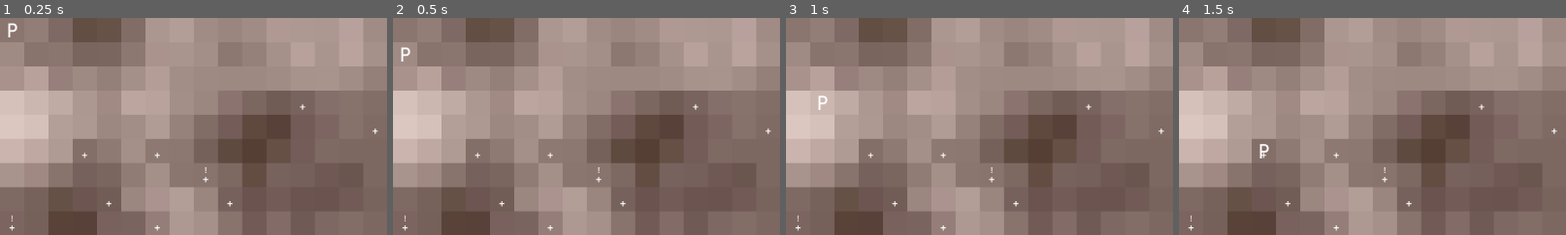
Above: before the commit, frames 1-4 (left to right).
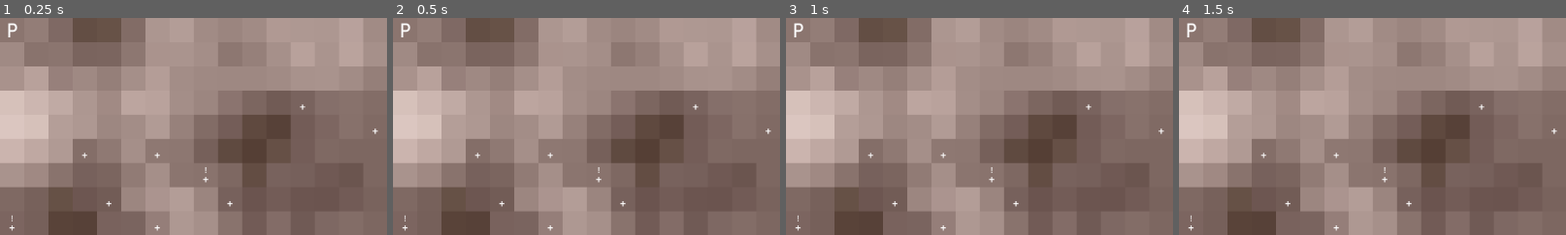
Above: after the commit, the same moments.

Repository: crystalfiction/rpg-simulator
Game: Godot game, scene res://src/controllers/world/world_controller.tscn
Same seed, same stepped clock (60 frames per second), same inputs: the game is played once before the commit and once after it.
Inputs:
- Up to frame 1 (0.25 s): no input
- Up to frame 2 (0.5 s): no input
- Up to frame 3 (1 s): hold S (world_speed) from 0.53 s (still down)
- Up to frame 4 (1.5 s): release S (world_speed) at 1.28 s; tap S (world_speed) at 1.35 s
The pictures show only the part of the screen within x 0-50%, y 0-50%; the shares and areas given below are measured in that part.

Frame 1 is identical in both runs. In frame 2, 0.2% of the frame differs, in the area x 2-5%, y 2-21%; in frame 3, 0.2%; in frame 4, 0.2%.

Commit message:
reverted action logic

Diff:
--- a/src/controllers/player/actions/interact_action.gd
+++ b/src/controllers/player/actions/interact_action.gd
@@ -1,4 +1,10 @@
 class_name InteractAction extends Action
+
+# components
+var Objective: InteractTarget
+enum InteractTarget {
+    RESOURCE,
+}
 
 
 # initializes action as type
--- a/src/controllers/player/actions_controller.gd
+++ b/src/controllers/player/actions_controller.gd
@@ -4,186 +4,6 @@
 var player: Player
 
 
-# checks a neighbors array for the passed resource objective
-func _check_neighbors(objective: FindAction.FindTarget, neighbors: Array):
-	# TODO: check if neighbors have resources
-	var n_objectives = []
-	for n in neighbors:
-		# if current find objective is resource,
-		if objective == FindAction.FindTarget.RESOURCE:
-			# check for food, as food is currently only resource
-			if n.data.resources.food:
-				n_objectives.append(n)
-	return n_objectives
-
-
-## returns tile 1 grid tile towards target
-func _move_in_direction(target: Tile):
-	var world_controller = self.world.data.controller
-	var tile_map = self.world.data.terrain.tile_map
-	# get neighbor tiles of player
-	var neighbors = world_controller.utils.get_neighbors(self.player, tile_map)
-	# determine which neighbor is closest to target
-	# sort neighbors by distance to target
-	var n_neighbors = neighbors
-	n_neighbors.sort_custom(func(a, b): return (
-		abs((target.global_position - a.global_position)) <
-		abs((target.global_position - b.global_position))
-	))
-	# get the nearest neighbor
-	var n_neighbor = n_neighbors.front()
-	# return position
-	return n_neighbor
-
-
-# determines the nearest objective of a FindAction
-# depending on its FindTarget and returns its tile
-func _find_nearest_objective(objective: FindAction.FindTarget) -> Tile:
-	# refs
-	var world_controller = self.world.data.controller
-	var tile_map = self.world.data.terrain.tile_map
-	# if player is currently finding resources,
-	if objective == FindAction.FindTarget.RESOURCE:
-		# define target
-		var n_objective: Tile
-		## TODO: get k neighbors of player tile until resource found
-		# define done condition
-		var done = false
-		var k = 1
-		# while not done,
-		while !done:
-			# TODO: get k neighbors of current tile
-			var neighbors = world_controller.utils.get_k_neighbors(
-				self.player, tile_map, k)
-			# check neighbors for resources
-			var n_resources = _check_neighbors(objective, neighbors)
-			# if neighbors have resources, pick a random neighbor
-			if n_resources.size() > 0:
-				n_objective = n_resources.pick_random()
-				# stop looping
-				done = true
-			# if no resources found,
-			else:
-				# continue looping
-				# increment k
-				k += 1
-
-		# return nearest objective tile
-		return n_objective
-
-	# if player is finding something else
-	else:
-		# return current tile for now
-		var current_tile = world_controller.utils.get_object_by_grid(
-			self.player.data.grid_idx, tile_map
-		)
-		return current_tile
-
-
-## TODO: evaluates the player's current action given world conditions
-func evaluate_action():
-	# get current action
-	var current_action = self.player.data.actions.action
-
-	# break if null
-	if current_action == null:
-		return ERR_INVALID_PARAMETER
-
-	# evaluate action logic
-	print(current_action.get_action_string())
-	match current_action.Type:
-		# 0: IDLE,
-		Action.ActionType.IDLE:
-			# TODO: idle logic...
-			pass
-
-		# 1: FIND
-		Action.ActionType.FIND:
-			# TODO: find logic...
-			# get find objective
-			var objective = current_action.Objective
-			# determine nearest location of objective
-			var n_objective = _find_nearest_objective(objective)
-			# if player is not at objective,
-			if self.player.position != n_objective.position:
-				# move to neighbor in direction nearest to target
-				var target_tile = _move_in_direction(n_objective)
-				# try to lerp to new pos
-				self.player.position = lerp(
-					self.player.position,
-					target_tile.position,
-					1 # move completely to new position
-				)
-				# update grid_idx
-				var world_controller = self.world.data.controller
-				self.player.data.grid_idx = world_controller.utils.world_to_grid(
-					self.player.global_position,
-					world_controller.terrain_controller.grid_scale
-				)
-			# if player is at objective tile,
-			else:
-				# action is complete
-				current_action.done = true
-				print("Resource found.")
-
-		# 2: INTERACT
-		Action.ActionType.INTERACT:
-			# TODO: interact logic...
-			pass
-
-	# return current action
-	return current_action
-
-
-# gets and returns a new action for the player
-# returns current action if incomplete
-func get_action():
-	var new_action: Action
-	# check if player has action
-	# if not,
-	if self.player.data.actions.action == null:
-		# determine if the world contains resources
-		# get terrain data
-		var terrain = self.world.data.terrain
-		# check if resources
-		if terrain.resources.count > 0:
-			# if so, create new FindAction
-			var objective = FindAction.FindTarget.RESOURCE
-			new_action = FindAction.new(objective)
-			new_action.src = self.player
-		# if no resources in world, map complete
-		else:
-			# notify terrain_controller
-			var terrain_controller = (
-				self.world.data.controller.terrain_controller)
-			terrain_controller.map_complete = true
-			# create new IdleAction
-			new_action = IdleAction.new()
-			new_action.src = self.player
-
-		# current action is always null if here
-		# update the player entity
-		self.player.data.actions.action = new_action
-
-	# already has action, check completion conditions
-	else:
-		var current_action = self.player.data.actions.action
-		# if current_action is valid,
-		if current_action is Action:
-			# if action is complete,
-			if current_action.done:
-				## TODO: determine new action
-				pass
-
-			# if action not complete,
-			else:
-				# return current action
-				new_action = current_action
-
-	# return new action
-	return new_action
-
-
 # Called when the node enters the scene tree for the first time.
 func _ready() -> void:
 	pass
--- a/src/controllers/player/player_controller.gd
+++ b/src/controllers/player/player_controller.gd
@@ -65,16 +65,8 @@
 	var cycle = true
 
 	## General player cycle logic
-	# get player action
-	var new_action = self.player.data.actions.controller.get_action()
-	# if no valid action, invalidate cycle
-	if !new_action:
-		cycle = "Error getting player action."
+	## TODO: add logic
 
-	# evaluate player action
-	var last_action = self.player.data.actions.controller.evaluate_action()
-	if !last_action:
-		cycle = "Error evaluating player action."
 
 	## TODO: if cycle valid, cycle complete
 	if cycle is bool:
--- a/src/controllers/world/time_controller.gd
+++ b/src/controllers/world/time_controller.gd
@@ -4,7 +4,7 @@
 var player_controller: Controller
 # components
 var frames = 0
-var frame_rate = 30
+var frame_rate = 60
 var double_speed = false
 
 var dependencies = []
@@ -44,14 +44,25 @@
 func _check_cycle_completion():
 	# check conditions
 	var all_done = false
-	for c in processing_array:
-		if c.cycle_complete:
-			all_done = true
-		# cycle should be complete,
-		else:
-			# a controller was not fully processed...
-			# don't start next cycle until thread is resolved
-			print("Loose controller thread detected...")
+	# if still cycling but nothing in processing,
+	if self.cycling && self.processing_array.size() == 0:
+		# cycle should be complete in this case
+		self.cycle_complete = true
+		# flag all_done true as there are no controllers in processing
+		all_done = true
+
+	# if processing as expected,
+	if self.cycling && self.processing_array.size() > 0:
+		# check controller cycles
+		for c in processing_array:
+			# if controller cycle complete,
+			if c.cycle_complete:
+				all_done = true
+			# controller cycle should be complete,
+			else:
+				# a controller thread was not fully processed...
+				# don't start next cycle until thread is resolved
+				print("Loose controller thread detected...")
 
 	# if all controller cycles complete...
 	if all_done:
--- a/src/entities/player/player.gd
+++ b/src/entities/player/player.gd
@@ -21,7 +21,9 @@
 		"last_action": null,
 		## TODO: abilities
 	},
-	## TODO: resources
+	"resources": {
+		"count": 0
+	},
 	## TODO: encounters
 	## TODO: items
 }
